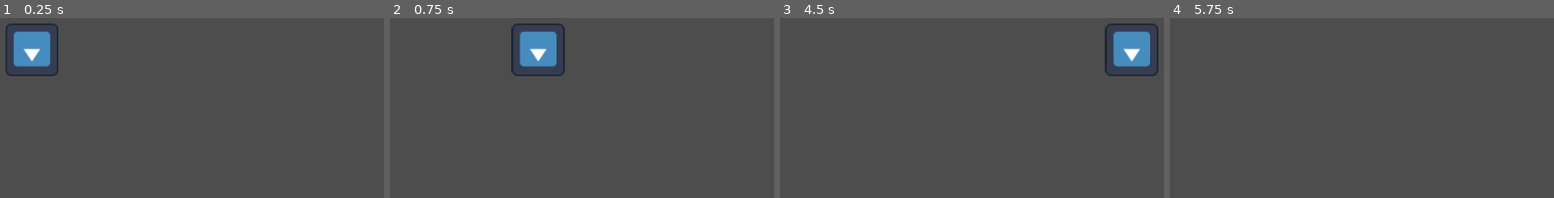
Above: before the commit, frames 1-4 (left to right).
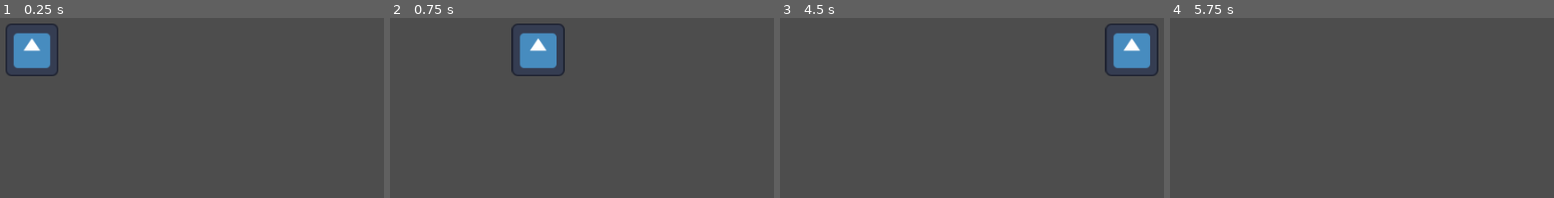
Above: after the commit, the same moments.

Repository: sticks-stuff/ggj
Game: Godot game, scene res://game_scene.tscn
Same seed, same stepped clock (60 frames per second), same inputs: the game is played once before the commit and once after it. The engine's default icon, where the game draws it, is replaced by a stand-in: a white triangle on a blue panel in a dark square.
Inputs (mouse positions are in pixels of both pictures, inside the frame that each line leads up to):
- Up to frame 1 (0.25 s): no input
- Up to frame 2 (0.75 s): tap Enter at 0.5 s; move the mouse to (585, 28) at 0.52 s; hold D (right) from 0.53 s (still down)
- Up to frame 3 (4.5 s): move the mouse to (outside the picture) at 1.27 s; release D (right) at 1.28 s; hold S (down) 1.28-2.03 s; tap Space at 2, 3.5 s; move the mouse to (outside the picture) at 2.02 s; hold D (right) 2.03-2.78 s; tap Enter at 2.75, 4.25 s; move the mouse to (outside the picture) at 2.77 s; hold W (up) 2.78-3.53 s; move the mouse to (1033, 111) at 3.52 s; hold A (left) from 3.53 s (still down); move the mouse to (outside the picture) at 4.27 s
- Up to frame 4 (5.75 s): move the mouse to (1239, 50) at 5.02 s; release A (left) at 5.03 s; hold S (down) from 5.03 s (still down)

The runs differ from the first frame. In frame 1, 0.6% of the frame differs, in the area x 3-14%, y 7-29%; in frame 2, 0.6%, in the area x 33-44%, y 7-29%; in frame 3, 0.6%; in frame 4, nothing differs.

Commit message:
Rotate player

Diff:
--- a/game_scene.tscn
+++ b/game_scene.tscn
@@ -14,7 +14,7 @@
 shape = SubResource("SphereShape3D_4ax3u")
 
 [node name="Sprite3D" type="Sprite3D" parent="CharacterBody3D"]
-transform = Transform3D(1, 0, -1.5246e-23, -1.5246e-23, -4.37114e-08, -1, 0, 1, -4.37114e-08, 0, 0, 0)
+transform = Transform3D(-1, -8.74228e-08, 3.82137e-15, -1.5246e-23, -4.37114e-08, -1, 8.74228e-08, -1, 4.37114e-08, 0, 0, 0)
 texture = ExtResource("1_7n5l1")
 
 [node name="Camera3D" type="Camera3D" parent="."]
